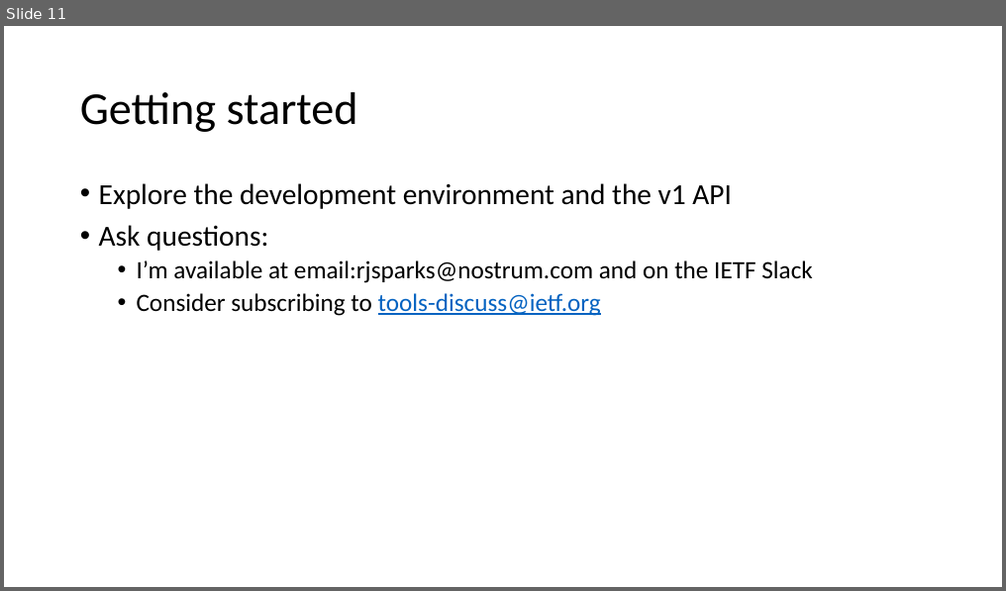
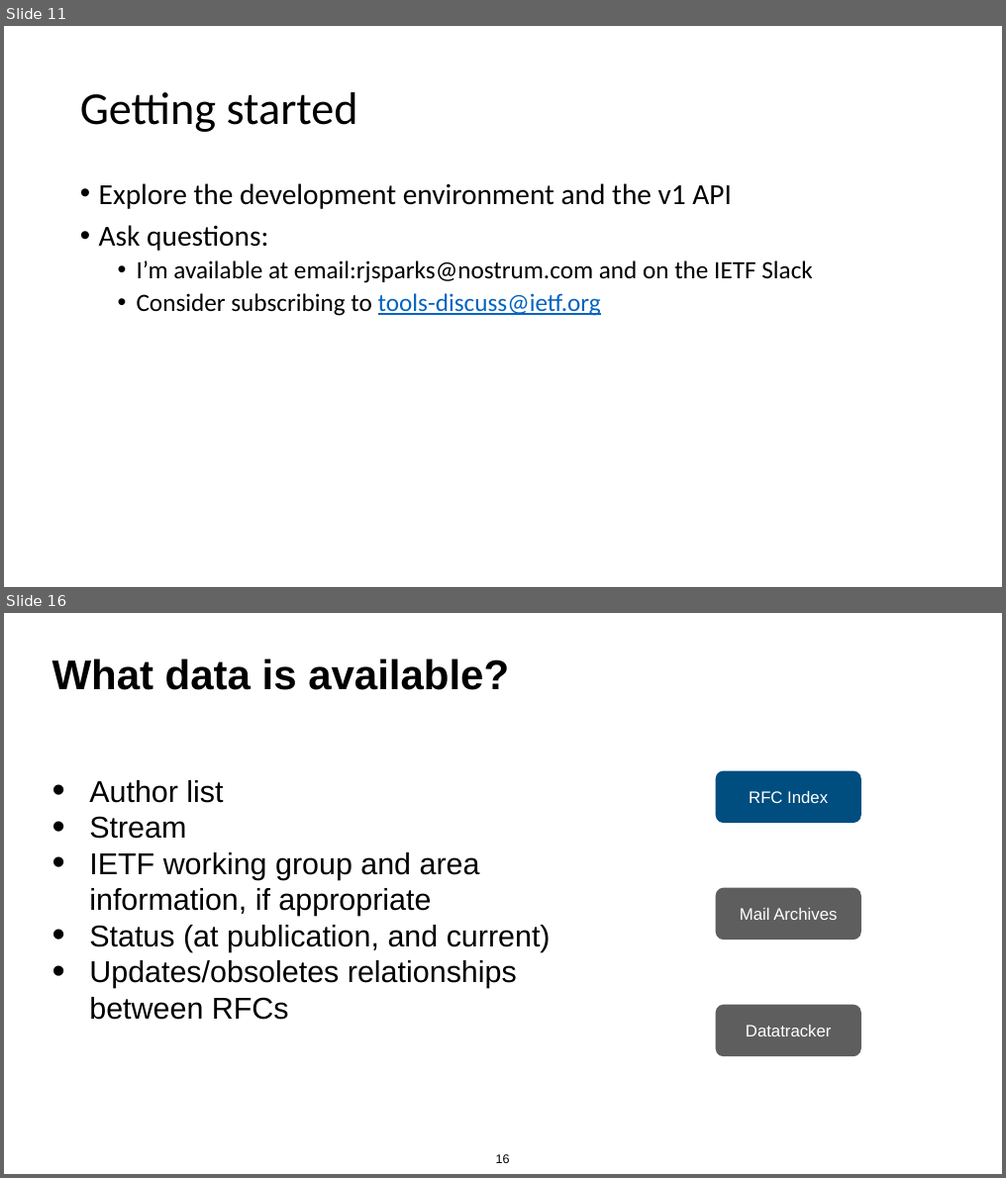
Before and after one commit to intarchboard/workshop-aid, a slide deck: slides/session1-tools/aid-session1-all.pptx. Shown one above the other, each under a label of ours: slide 11 before the commit, slides 11 and 16 after it; the slides between them are not shown. The pictures are 1006x591 and 1006x1178 pixels, drawn with LibreOffice and Linux fonts; fonts in the diff are those of the drawing. Boxes give left, top, right and bottom in pixels: in the first picture for what was removed or moved away, otherwise in the second. Text is boxed around its words. In the diff, an @@ line names an element or a change of style, - is before the commit and + after.

```diff
--- a/slides/session1-tools/aid-session1-all.pptx
+++ b/slides/session1-tools/aid-session1-all.pptx
@@ slide 16 added at (4,613,1002,1174), background #FFFFFF @@
@@ title added at (53,659,509,690), 40 pt, text #000000, bold @@
+What data is available?
@@ text added at (89,780,550,1020), 29 pt, text #000000 @@
+• Author list
+• Stream
+• IETF working group and area information, if appropriate
+• Status (at publication, and current)
+• Updates/obsoletes relationships between RFCs
@@ rounded rectangle added at (716,771,862,823), fill #004D80, 16 pt, text #FFFFFF @@
+RFC Index
@@ rounded rectangle added at (716,888,862,940), fill #5E5E5E, 16 pt, text #FFFFFF @@
+Mail Archives
@@ rounded rectangle added at (716,1004,862,1057), fill #5E5E5E, 16 pt, text #FFFFFF @@
+Datatracker
@@ page number added at (496,1155,510,1163), 12 pt, text #000000 @@
+16
```
Also in this commit, not shown: 14 other slides added, 1 other file.
